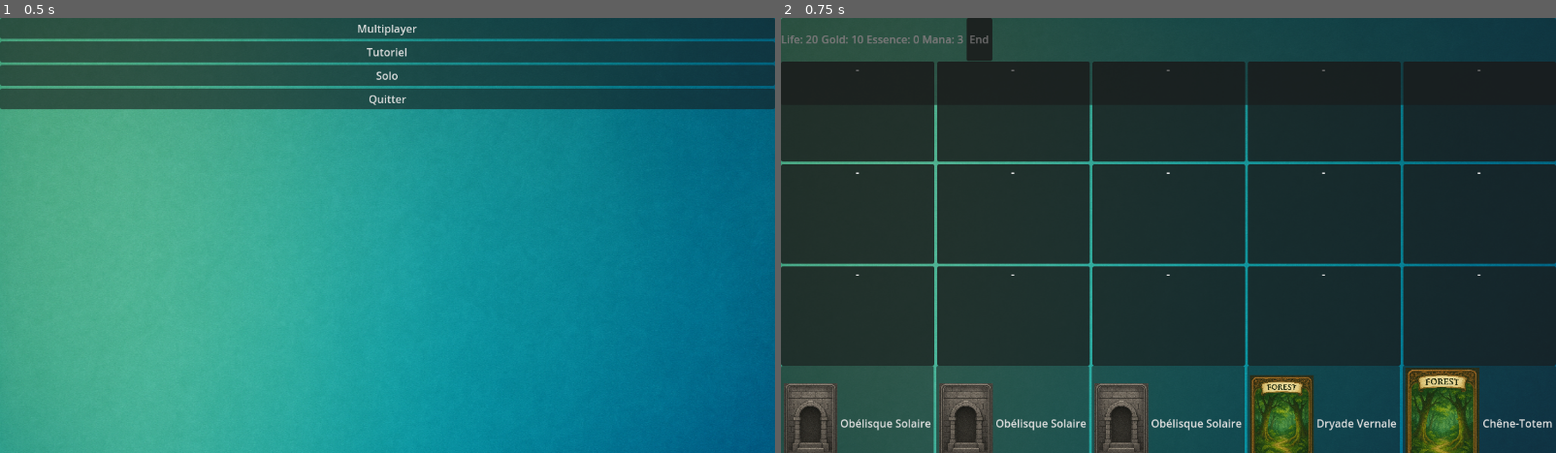
Above: before the commit, frames 1-2 (left to right).
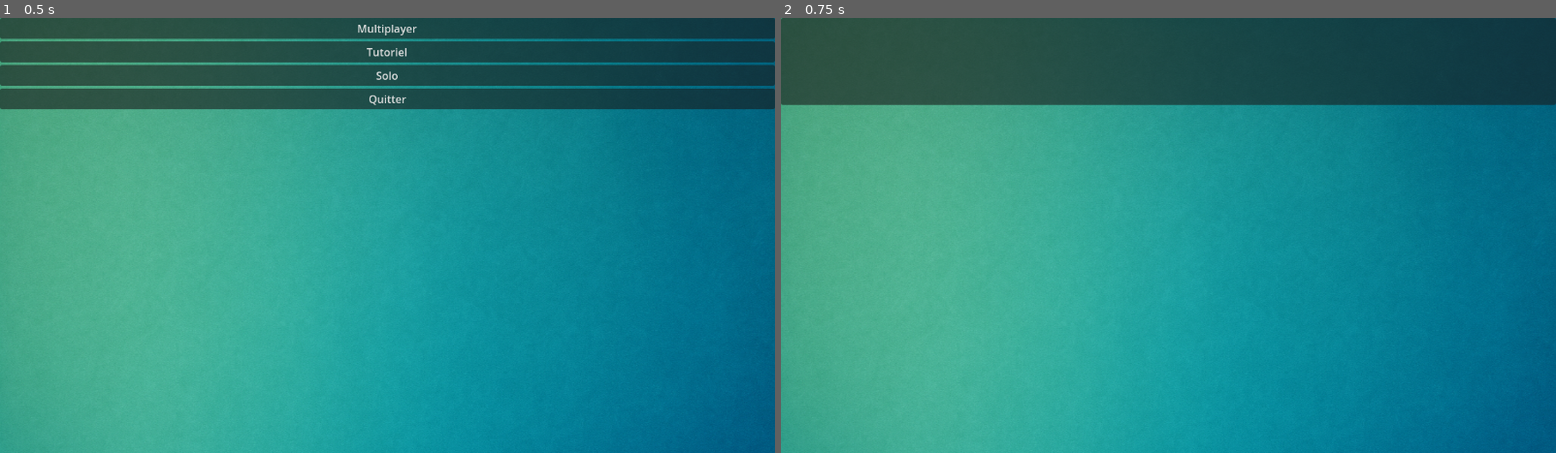
Above: after the commit, the same moments.

Repository: cbCielblanc/deckbuilding
Game: Godot game, scene res://scenes/MainMenu.tscn
Two runs of this game, one before a commit and one after it. Both use one fixed random seed, a clock stepped at 60 frames per second and the inputs below.
Inputs:
- Up to frame 1 (0.5 s): no input
- Up to frame 2 (0.75 s): click "Tutoriel" at 0.5 s

Frame 1 is identical in both runs. In frame 2, 88% of the frame differs, in the area x 0-100%, y 0-100%.
Error after the commit: Parse Error: Used space character for indentation instead of tab as used before in the file. (res://scripts/game_manager.gd:78)

Commit message:
feat(ui): hide ai hands in solo

Diff:
--- a/scripts/game_manager.gd
+++ b/scripts/game_manager.gd
@@ -76,19 +76,21 @@
 		Logger.info("%s Join" % p.name)
 
 func _init_ui() -> void:
-	var ui := $UI
-	for p in players:
-			var stats := preload("res://scenes/StatsUI.tscn").instantiate()
-			stats.player_path = p.get_path()
-			ui.add_child(stats)
-			var hand := preload("res://scenes/HandUI.tscn").instantiate()
-			hand.player_path = p.get_path()
-			ui.add_child(hand)
+        var ui := $UI
+        for p in players:
+                if p.is_human:
+                        var stats := preload("res://scenes/StatsUI.tscn").instantiate()
+                        stats.player_path = p.get_path()
+                        ui.add_child(stats)
 
-			var board_ui := preload("res://scenes/BoardUI.tscn").instantiate()
-			board_ui.player_path = p.get_path()
-			board_ui.board_path  = board.get_path()
-			ui.add_child(board_ui)
+                        var hand := preload("res://scenes/HandUI.tscn").instantiate()
+                        hand.player_path = p.get_path()
+                        ui.add_child(hand)
+
+                var board_ui := preload("res://scenes/BoardUI.tscn").instantiate()
+                board_ui.player_path = p.get_path()
+                board_ui.board_path  = board.get_path()
+                ui.add_child(board_ui)
 
 # ---------------------------------------------------------------- signaux
 func _connect_signals() -> void:
--- a/ui/hand_ui.gd
+++ b/ui/hand_ui.gd
@@ -5,10 +5,11 @@
 var player : Player
 
 func _ready() -> void:
-	player = get_node(player_path)
-	player.add_to_group("local_player")
-	player.connect("hand_changed", Callable(self, "_refresh"))   # ← connection
-	_refresh()
+        player = get_node(player_path)
+        if player.is_human:
+                player.add_to_group("local_player")
+        player.connect("hand_changed", Callable(self, "_refresh"))   # ← connection
+        _refresh()
 
 func _refresh(_p : Player = null) -> void:
 	# Nettoyage
--- a/ui/stats_ui.gd
+++ b/ui/stats_ui.gd
@@ -6,11 +6,12 @@
 @onready var end_button : Button = $EndTurn
 
 func _ready() -> void:
-	player = get_node(player_path)
-	player.add_to_group("local_player")
-	player.connect("stats_changed", Callable(self, "_refresh"))
-	end_button.pressed.connect(_on_end_pressed)
-	_refresh()
+        player = get_node(player_path)
+        if player.is_human:
+                player.add_to_group("local_player")
+        player.connect("stats_changed", Callable(self, "_refresh"))
+        end_button.pressed.connect(_on_end_pressed)
+        _refresh()
 
 func _refresh(_p : Player = null) -> void:
 	$Life.text = "Life: %d" % player.life
Not shown, changed: scripts/README.md
Not shown, changed: ui/README.md
